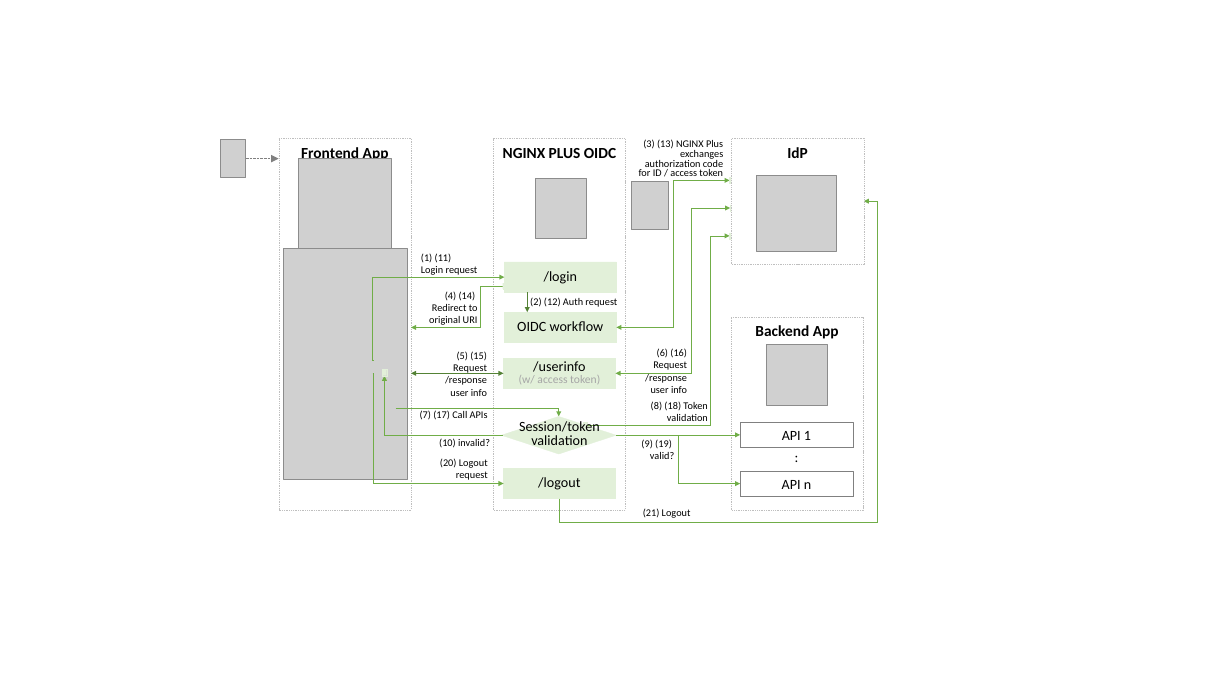
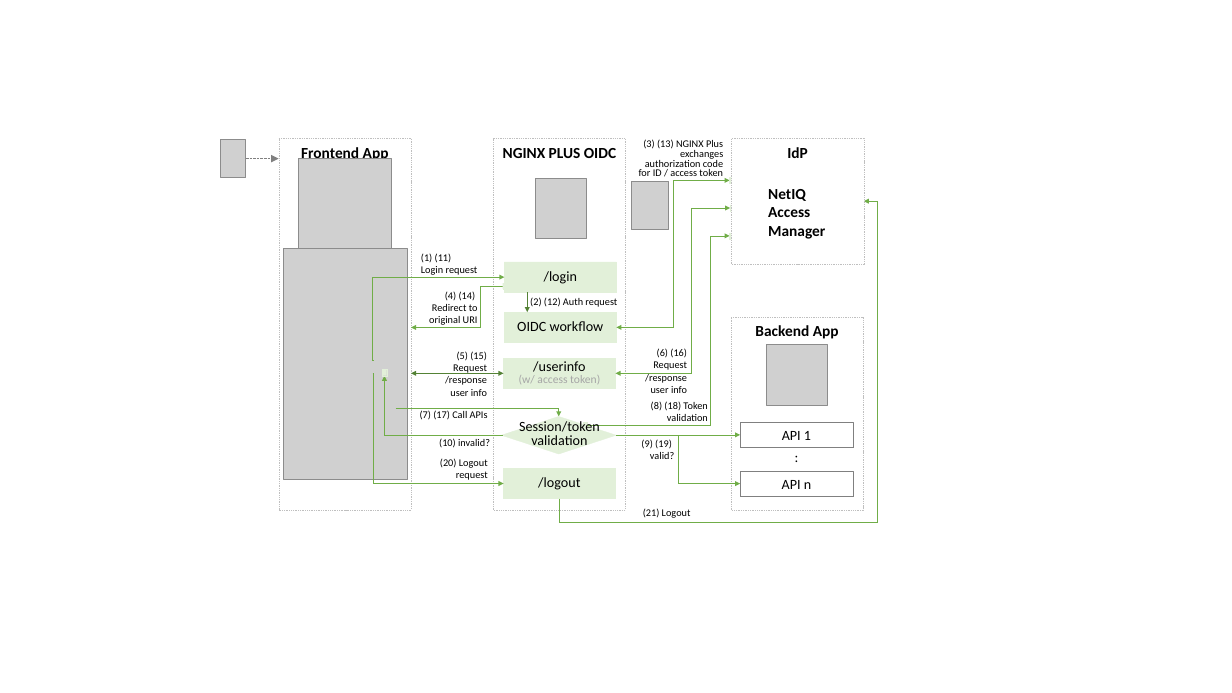
Before and after one commit to nginx-openid-connect/nginx-oidc-netiq, a slide deck: slide 1 of docs/img/nginx-oidc-flow.pptx. Drawn at 1232x693 pixels with LibreOffice and Linux fonts; fonts in the diff are those of the drawing; grey boxes stand for pictures. Boxes give left, top, right and bottom in pixels: in the first picture for what was removed or moved away, otherwise in the second. Text is boxed around its words. In the diff, an @@ line names an element or a change of style, - is before the commit and + after.

```diff
--- a/docs/img/nginx-oidc-flow.pptx
+++ b/docs/img/nginx-oidc-flow.pptx
@@ picture removed at box(757, 176, 836, 251) @@
@@ text added at box(768, 189, 825, 239), 12 pt, text #000000, bold @@
+NetIQ
+Access
+Manager
```
Also in this commit, not shown: 3 other files.
